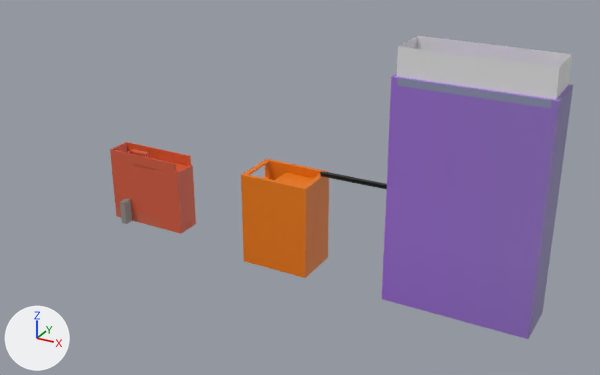
An edit to the COLLADA model Unity - Parkour/Assets/Mapa.dae, drawn before and after from the same camera.
The view is the same before and after, from a 50 mm camera at (273.0, -333.0, 205.0) aimed at (95.0, -10.0, 43.0). Lighting does not change. The marker at lower left points along +X, +Y and +Z. Where no turn or scale is listed for an object, it has been applied to the vertices. Vertices at the same position are counted once.

Before the edit, the objects in view are built like this:
```python
me_cube = bpy.data.meshes.new('Cube')
me_cube.from_pydata(...)  # 1604 vertices, 3230 faces; spans x -22.7..22.8, y -10.9..8.1, z -9.8..31.3
me_cube.materials.append(mat_material)  # picture img_imphenziapalette01_png
me_cube_014 = bpy.data.meshes.new('Cube.014')
me_cube_014.from_pydata([(-33.6, -10.9, -7.1), (-33.6, -10.9, 7.1), (-33.6, 10.9, -7.1), (-33.6, 10.9, 7.1), (33.6, -10.9, -7.1), (33.6, -10.9, 7.1), (33.6, 10.9, -7.1), (33.6, 10.9, 7.1)], [], [(2, 1, 0), (6, 3, 2), (4, 7, 6), (0, 5, 4), (2, 3, 1), (6, 7, 3), (4, 5, 7), (0, 1, 5)])
me_cube_296 = bpy.data.meshes.new('Cube.296')
me_cube_296.from_pydata(...)  # 331 vertices, 676 faces; spans x -1.9..1.96, y -1.0..1.05, z -2.96..3.07
me_cube_296.materials.append(mat_material)  # picture img_imphenziapalette01_png
ob_mapa = bpy.data.objects.new('Mapa', me_cube)
ob_mapa.location = (-3.8, -0.6, 7.5)
ob_parede_invisivel___adicionar_a_textura_invisivel_ou_baixar_o = bpy.data.objects.new('Parede invisivel - adicionar a textura invisivel ou baixar o', me_cube_014)
ob_parede_invisivel___adicionar_a_textura_invisivel_ou_baixar_o.location = (176.6, -0.1, 111.2)
ob_predio__3 = bpy.data.objects.new('predio  3', me_cube_296)
ob_predio__3.location = (177.2, 0.6, 51.0)
ob_predio__3.rotation_euler = (3.142, 0.0, 0.0)  # degrees (180, 0, 0)
ob_predio__3.scale = (-18.3, 12.4, 18.3)
# also in view: 'predio 2' at (81.0, 1.0, 19.0)
```
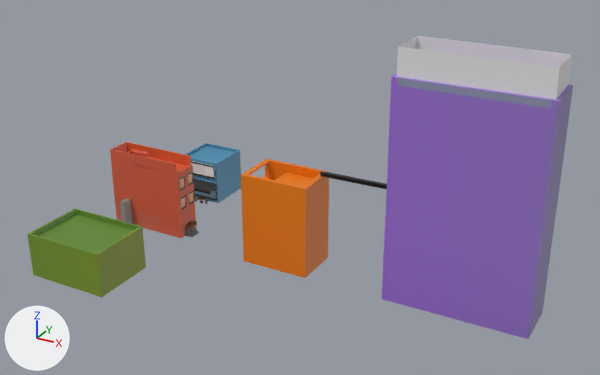
Edits to the bpy script that builds the scene:
```text
Add mat_logo_do_bar:
    mat_logo_do_bar = principled_material('Logo do Bar')
    mat_logo_do_bar.base_color = (0.8, 0.8, 0.8)  # white #e7e7e7
Change me_cube:
    used by ob_mapa; location = (-3.8, -0.6, 7.5)
    remove me_cube.from_pydata(...)  # 1604 vertices, 3230 faces; spans x -22.7..22.8, y -10.9..8.1, z -9.8..31.3
    add me_cube.from_pydata(...)  # 1360 vertices, 2749 faces; spans x -22.7..22.8, y -10.9..8.1, z -12.6..31.3
    me_cube part 1: 8 vertices moved from x 11.8..22.8, y -5.2..7.4, z -8.6..-2.7 to x 11.8..22.8, y -5.2..7.4, z -12.6..-1.8; 331 vertices removed from x 11.8..22.8, y -5.2..4.2, z -8.6..-2.7; 106 vertices added at x -22.7..22.8, y -10.9..8.1, z -12.6..-1.8
Add me_cube_003:
    me_cube_003.from_pydata(...)  # 96 vertices, 176 faces; spans x -0.5..0.5, y -2.5..10.0, z -3.6..15.0
    me_cube_003.materials.append(mat_material)  # picture img_imphenziapalette01_png
Add me_cube_002:
    me_cube_002.from_pydata(...)  # 530 vertices, 1050 faces; spans x -1.04..3.65, y -4.12..4.12, z -4.43..2.49
    me_cube_002.materials.append(mat_material)  # picture img_imphenziapalette01_png
Add me_cube_004:
    me_cube_004.from_pydata(...)  # 40 vertices, 76 faces; spans x -12.8..12.8, y -20.5..12.8, z -12.8..12.8
    me_cube_004.materials.append(mat_material)  # picture img_imphenziapalette01_png
Add me_cube_007:
    me_cube_007.from_pydata(...)  # 52 vertices, 96 faces; spans x -10.6..12.8, y -1.0..0.5, z -3.6..18.8
    # faces by material slot: [94, 2]
    me_cube_007.materials.append(mat_material)  # picture img_imphenziapalette01_png
    me_cube_007.materials.append(mat_logo_do_bar)  # its picture is missing
Add me_cube_008:
    me_cube_008.from_pydata(...)  # 84 vertices, 156 faces; spans x -5.35..5.23, y -2.55..2.55, z -3.44..0.49
    me_cube_008.materials.append(mat_material)  # picture img_imphenziapalette01_png
Add me_cube_011:
    me_cube_011.from_pydata(...)  # 2197 vertices, 4384 faces; spans x -22.4..22.4, y -0.5..33.9, z -1.0..22.4
    me_cube_011.materials.append(mat_material)  # picture img_imphenziapalette01_png
Add ob_janelas_predio_1_001:
    ob_janelas_predio_1_001 = bpy.data.objects.new('Janelas predio 1.001', me_cube_003)
    ob_janelas_predio_1_001.location = (18.9, -3.3, 15.5)
Add ob_porta_do_predio_1:
    ob_porta_do_predio_1 = bpy.data.objects.new('Porta do predio 1', me_cube_002)
    ob_porta_do_predio_1.location = (20.0, 0.5, -0.7)
Add ob_bar:
    ob_bar = bpy.data.objects.new('Bar', me_cube_004)
    ob_bar.location = (-1.9, 54.5, 7.8)
Add ob_janela_do_bar:
    ob_janela_do_bar = bpy.data.objects.new('Janela do bar', me_cube_007)
    ob_janela_do_bar.location = (-2.7, 41.9, 0.2)
Add ob_mesa_de_bar:
    ob_mesa_de_bar = bpy.data.objects.new('Mesa de bar', me_cube_008)
    ob_mesa_de_bar.location = (1.5, 37.7, -1.5)
Add ob_estacionamento:
    ob_estacionamento = bpy.data.objects.new('Estacionamento', me_cube_011)
    ob_estacionamento.location = (0.0, -75.0, -4.1)
```

Where the change shows, as pixel boxes [x1, y1, x2, y2] in the pictures (600 x 375 px):
'Estacionamento', added (green): after [27, 208, 146, 297]
'Mapa', reshaped: before [110, 142, 196, 234]; after [110, 142, 196, 238]
'Bar', added (blue): after [185, 143, 241, 203]
'Janela do bar', added: after [191, 161, 217, 201]
    faces in mat_material (picture img_imphenziapalette01_png): [191, 161, 217, 201]
'Janelas predio 1.001', added: after [178, 171, 195, 210]
'Porta do predio 1', added: after [185, 220, 199, 237]
'Mesa de bar', added: after [194, 194, 209, 204]
part 1 of me_cube, cut back: before [185, 221, 192, 231]; after [117, 217, 196, 238]
